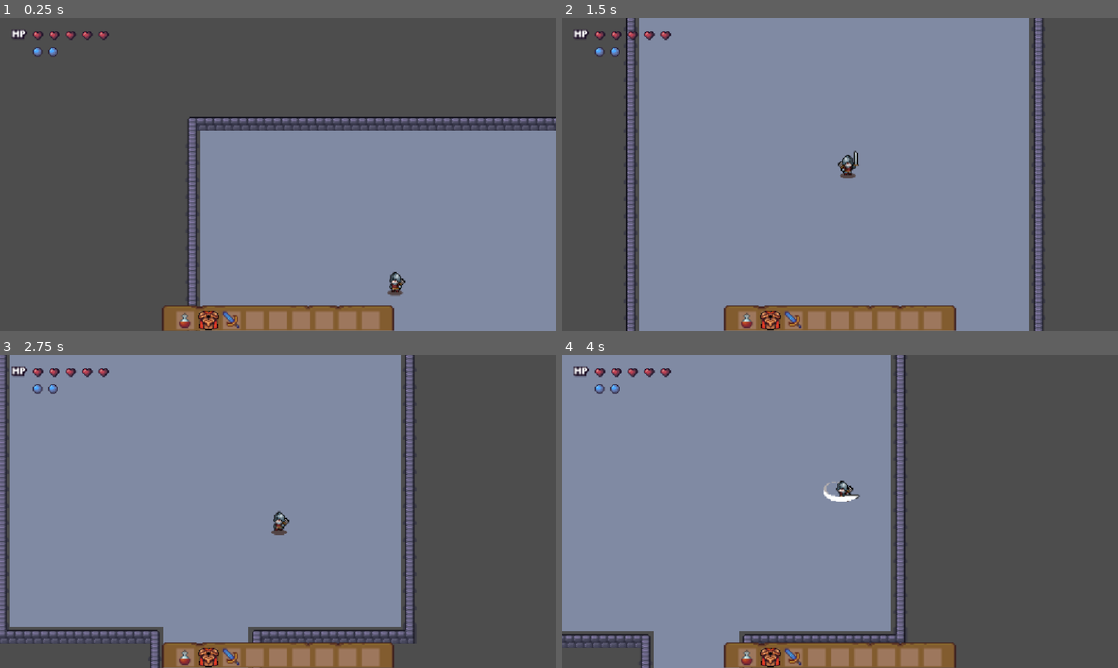
Above: before the commit, frames 1-4 (two rows, left to right).
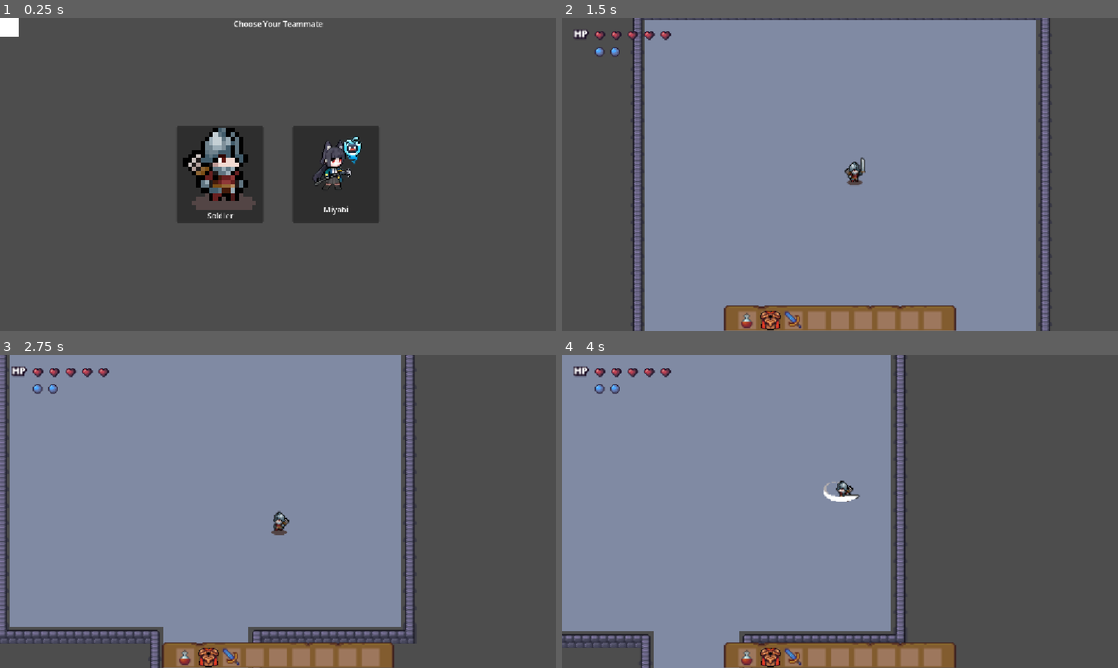
Above: after the commit, the same moments.

Repository: Gumaisme2005/Keep-Fighting-And-Earning
Game: Godot game, scene res://Scene/UI/CharacterSelect.tscn
Two runs of this game, one before a commit and one after it. Both use one fixed random seed, a clock stepped at 60 frames per second and the inputs below. Before the commit the project starts from res://world.tscn.
Inputs (mouse positions are in pixels of both pictures, inside the frame that each line leads up to):
- Up to frame 1 (0.25 s): no input
- Up to frame 2 (1.5 s): click (784, 174) at 0.5 s, where only the run after the commit has a clickable "Soldier"; tap Enter at 1.25 s; move the mouse to (962, 158) at 1.27 s; hold D (move_right) from 1.28 s (still down); click (962, 158) at 1.35 s
- Up to frame 3 (2.75 s): tap Q at 1.55, 2.1 s; move the mouse to (166, 527) at 2.02 s; release D (move_right) at 2.03 s; hold S (move_down) from 2.03 s (still down); click (166, 527) at 2.3 s
- Up to frame 4 (4 s): move the mouse to (895, 442) at 2.77 s; release S (move_down) at 2.78 s; hold D (move_right) 2.78-3.53 s; click (895, 442) at 2.85 s; tap Q at 3.05, 3.6 s; move the mouse to (812, 574) at 3.52 s; hold W (move_up) from 3.53 s (still down); click (812, 574) at 3.8 s

The runs differ from the first frame. In frame 1, 45% of the frame differs, in the area x 0-100%, y 0-100%; in frame 2, 7.3%; in frame 3, less than 0.1%; in frame 4, less than 0.1%.

Commit message:
Thêm nhân vật mới, thêm màn hình chọn nhân vật [Nguyen Quang Anh]

Diff:
--- a/Scene/Character/Player.tscn
+++ b/Scene/Character/Player.tscn
@@ -249,7 +249,7 @@
 [node name="AnimatedSprite2D" type="AnimatedSprite2D" parent="." unique_id=142502771]
 position = Vector2(0, -7)
 sprite_frames = SubResource("SpriteFrames_65baf")
-animation = &"attack_1"
+animation = &"idle"
 autoplay = "idle"
 
 [node name="CollisionShape2D" type="CollisionShape2D" parent="." unique_id=1165885128]
--- a/Scene/Character/player.gd
+++ b/Scene/Character/player.gd
@@ -12,6 +12,11 @@
 @export var armor_regen_delay: float = 4.0 # Nghỉ 4 giây không bị đánh mới bắt đầu hồi giáp
 @export var armor_regen_rate: float = 1.0  # Tốc độ hồi: 1 giây hồi 1 điểm giáp
 
+# === [THÊM MỚI 2]: Các biến quản lý Kỹ năng đặc biệt (Phím Q) ===
+@export var skill_cooldown: float = 5.0 # Thời gian chờ hồi chiêu (5 giây)
+var can_use_skill: bool = true          # Kiểm tra xem chiêu đã hồi xong chưa
+var is_casting_skill: bool = false      # Trạng thái đang đứng tung chiêu
+
 var hp: int = 5
 var max_armor: int = 2
 var current_armor: int = 2
@@ -30,6 +35,10 @@
 @onready var inventory = $Inventory
 
 func _ready() -> void:
+	# === [THÊM MỚI 3]: Tự động đặt tên và vào nhóm "player" để Rương, Đồ rơi, Boss và UI luôn nhận diện đúng ===
+	name = "Player"
+	add_to_group("player")
+
 	sword_collision.disabled = true
 
 	# 1. Khởi tạo 2 bộ đếm giờ hồi Giáp trước tiên
@@ -45,6 +54,7 @@
 	add_child(regen_tick_timer)
 
 	# 2. Khởi tạo chỉ số Máu & Giáp ban đầu và nối tín hiệu với Inventory
+	max_hp = base_max_hp + inventory.get_total_max_hp_bonus()
 	hp = max_hp
 	max_armor = base_armor + inventory.get_total_defense()
 	current_armor = max_armor
@@ -53,7 +63,7 @@
 	# 3. Test thử hệ thống Inventory khi vừa vào game:
 	var test_potion = preload("res://Scene/Items/health_potion.tres")
 	var test_helmet = preload("res://Scene/Items/mystic_armor.tres")
-	var test_sword = preload("res://Scene/Items/mystic_sword.tres") # Thêm dòng này
+	var test_sword = preload("res://Scene/Items/mystic_sword.tres")
 
 	inventory.add_item(test_potion) # Ô số 1 (Phím 1)
 	inventory.add_item(test_helmet) # Ô số 2 (Phím 2)
@@ -78,7 +88,8 @@
 		animated_sprite.flip_h = false
 		sword_hitbox.scale.x = 1
 
-	if is_attacking:
+	# === [THÊM MỚI 4]: Nếu đang tung kỹ năng đặc biệt thì đứng yên giống như lúc đang chém ===
+	if is_attacking or is_casting_skill:
 		velocity = Vector2.ZERO
 		move_and_slide()
 		return
@@ -127,8 +138,9 @@
 	if hp > 0:
 		is_hurt = true
 		animated_sprite.play("hurt")
-		if is_attacking:
+		if is_attacking or is_casting_skill:
 			is_attacking = false
+			is_casting_skill = false
 			sword_collision.set_deferred("disabled", true)
 	else:
 		is_dead = true
@@ -228,7 +240,7 @@
 			target.take_damage(total_dmg)
 			print("💥 Chém trúng [", target.name, "] gây ", total_dmg, " sát thương!")
 
-# --- NHẤN PHÍM SỐ (1 -> 9) ĐỂ DÙNG ĐỒ TRONG TÚI ---
+# --- NHẤN PHÍM SỐ (1 -> 9) ĐỂ DÙNG ĐỒ VÀ PHÍM Q ĐỂ DÙNG KỸ NĂNG ---
 func _unhandled_input(event: InputEvent) -> void:
 	if is_dead:
 		return
@@ -239,3 +251,19 @@
 			# Trong lập trình mảng đếm từ 0, nên: Phím 1 -> ô 0, Phím 2 -> ô 1...
 			var slot_index = event.keycode - KEY_1
 			inventory.use_or_equip_item(slot_index, self)
+
+		# === [THÊM MỚI 5]: Bấm phím Q để kích hoạt Kỹ năng đặc biệt ===
+		elif event.keycode == KEY_Q:
+			if can_use_skill and not is_attacking and not is_casting_skill and not is_hurt:
+				use_special_skill()
+
+# === [THÊM MỚI 6]: Khuôn mẫu hàm Kỹ năng đặc biệt và Hồi chiêu ===
+func use_special_skill() -> void:
+	print("ℹ️ Nhân vật cơ bản này không có kỹ năng đặc biệt!")
+
+func start_skill_cooldown() -> void:
+	can_use_skill = false
+	await get_tree().create_timer(skill_cooldown).timeout
+	if not is_dead:
+		can_use_skill = true
+		print("⚡ Kỹ năng đặc biệt (Q) đã hồi xong!")
--- /dev/null
+++ b/Scene/Character/player_2.gd
@@ -0,0 +1,22 @@
+extends "res://Scene/Character/player.gd"
+
+# Cậu có thể tùy chỉnh chỉ số riêng biệt cho Nhân vật 2 ở đây nếu muốn:
+func _ready() -> void:
+	super._ready() # Gọi lại hàm khởi tạo gốc của Player 1
+
+	# Ví dụ: Nhân vật 2 chạy nhanh hơn một chút và nhiều máu gốc hơn
+	speed = 170.0
+	base_max_hp = 6
+
+# Viết đè (Override) chiêu thức đặc biệt riêng khi bấm phím Q của Nhân vật 2
+func use_special_skill() -> void:
+	if not can_use_skill:
+		return
+
+	start_skill_cooldown() # Bắt đầu đếm thời gian hồi chiêu
+
+	# Đổi animation thành animation kỹ năng của nhân vật 2 (nhớ tạo animation "skill" trong AnimatedSprite2D nhé)
+	animated_sprite.play("skill")
+	print("🔥 Nhân vật 2 tung chiêu thức đặc biệt cực mạnh!")
+
+	# Viết logic gây sát thương kỹ năng của riêng nhân vật 2 tại đây...
--- /dev/null
+++ b/Scene/Character/player_2.tscn
@@ -0,0 +1,427 @@
+[gd_scene format=3 uid="uid://00mmpidcewu2"]
+
+[ext_resource type="Script" uid="uid://dmkm7eehss4qb" path="res://Scene/Character/player_2.gd" id="1_wmu1l"]
+[ext_resource type="Texture2D" uid="uid://bt06mgh0df1ks" path="res://Assets/Character/Hoshimi Miyabi/Hoshimi Miyabi.png" id="2_8db0g"]
+[ext_resource type="Script" uid="uid://cqm4110dqn65t" path="res://Scene/Character/InventoryManager.gd" id="7_ucujn"]
+[ext_resource type="PackedScene" uid="uid://c88b4e2b3wqrw" path="res://Scene/UI/GameUI.tscn" id="8_nivuh"]
+
+[sub_resource type="AtlasTexture" id="AtlasTexture_wmu1l"]
+atlas = ExtResource("2_8db0g")
+region = Rect2(0, 292, 149, 146)
+
+[sub_resource type="AtlasTexture" id="AtlasTexture_8db0g"]
+atlas = ExtResource("2_8db0g")
+region = Rect2(149, 292, 149, 146)
+
+[sub_resource type="AtlasTexture" id="AtlasTexture_l8f6w"]
+atlas = ExtResource("2_8db0g")
+region = Rect2(298, 292, 149, 146)
+
+[sub_resource type="AtlasTexture" id="AtlasTexture_g210u"]
+atlas = ExtResource("2_8db0g")
+region = Rect2(447, 292, 149, 146)
+
+[sub_resource type="AtlasTexture" id="AtlasTexture_v8apv"]
+atlas = ExtResource("2_8db0g")
+region = Rect2(596, 292, 149, 146)
+
+[sub_resource type="AtlasTexture" id="AtlasTexture_2pwpp"]
+atlas = ExtResource("2_8db0g")
+region = Rect2(745, 292, 149, 146)
+
+[sub_resource type="AtlasTexture" id="AtlasTexture_4nr77"]
+atlas = ExtResource("2_8db0g")
+region = Rect2(894, 292, 149, 146)
+
+[sub_resource type="AtlasTexture" id="AtlasTexture_q0637"]
+atlas = ExtResource("2_8db0g")
+region = Rect2(1043, 292, 149, 146)
+
+[sub_resource type="AtlasTexture" id="AtlasTexture_gewfr"]
+atlas = ExtResource("2_8db0g")
+region = Rect2(1192, 292, 149, 146)
+
+[sub_resource type="AtlasTexture" id="AtlasTexture_jgx76"]
+atlas = ExtResource("2_8db0g")
+region = Rect2(0, 292, 149, 146)
+
+[sub_resource type="AtlasTexture" id="AtlasTexture_ohf1n"]
+atlas = ExtResource("2_8db0g")
+region = Rect2(0, 768, 153, 128)
+
+[sub_resource type="AtlasTexture" id="AtlasTexture_4p4q7"]
+atlas = ExtResource("2_8db0g")
+region = Rect2(153, 768, 153, 128)
+
+[sub_resource type="AtlasTexture" id="AtlasTexture_fas84"]
+atlas = ExtResource("2_8db0g")
+region = Rect2(306, 768, 153, 128)
+
+[sub_resource type="AtlasTexture" id="AtlasTexture_1iaqj"]
+atlas = ExtResource("2_8db0g")
+region = Rect2(459, 768, 153, 128)
+
+[sub_resource type="AtlasTexture" id="AtlasTexture_10qee"]
+atlas = ExtResource("2_8db0g")
+region = Rect2(612, 768, 153, 128)
+
+[sub_resource type="AtlasTexture" id="AtlasTexture_uvq2n"]
+atlas = ExtResource("2_8db0g")
+region = Rect2(765, 768, 153, 128)
+
+[sub_resource type="AtlasTexture" id="AtlasTexture_lc861"]
+atlas = ExtResource("2_8db0g")
+region = Rect2(918, 768, 153, 128)
+
+[sub_resource type="AtlasTexture" id="AtlasTexture_qrthe"]
+atlas = ExtResource("2_8db0g")
+region = Rect2(1071, 768, 153, 128)
+
+[sub_resource type="AtlasTexture" id="AtlasTexture_lnums"]
+atlas = ExtResource("2_8db0g")
+region = Rect2(1224, 768, 153, 128)
+
+[sub_resource type="AtlasTexture" id="AtlasTexture_wvk8d"]
+atlas = ExtResource("2_8db0g")
+region = Rect2(1377, 768, 153, 128)
+
+[sub_resource type="AtlasTexture" id="AtlasTexture_vqbqy"]
+atlas = ExtResource("2_8db0g")
+region = Rect2(153, 0, 153, 128)
+
+[sub_resource type="AtlasTexture" id="AtlasTexture_qoo60"]
+atlas = ExtResource("2_8db0g")
+region = Rect2(0, 640, 153, 128)
+
+[sub_resource type="AtlasTexture" id="AtlasTexture_wl71l"]
+atlas = ExtResource("2_8db0g")
+region = Rect2(153, 640, 153, 128)
+
+[sub_resource type="AtlasTexture" id="AtlasTexture_qdrkl"]
+atlas = ExtResource("2_8db0g")
+region = Rect2(306, 640, 153, 128)
+
+[sub_resource type="AtlasTexture" id="AtlasTexture_7ue57"]
+atlas = ExtResource("2_8db0g")
+region = Rect2(459, 640, 153, 128)
+
+[sub_resource type="AtlasTexture" id="AtlasTexture_x5su1"]
+atlas = ExtResource("2_8db0g")
+region = Rect2(612, 640, 153, 128)
+
+[sub_resource type="AtlasTexture" id="AtlasTexture_wun10"]
+atlas = ExtResource("2_8db0g")
+region = Rect2(765, 640, 153, 128)
+
+[sub_resource type="AtlasTexture" id="AtlasTexture_ysv86"]
+atlas = ExtResource("2_8db0g")
+region = Rect2(918, 640, 153, 128)
+
+[sub_resource type="AtlasTexture" id="AtlasTexture_xsgau"]
+atlas = ExtResource("2_8db0g")
+region = Rect2(1071, 640, 153, 128)
+
+[sub_resource type="AtlasTexture" id="AtlasTexture_1d10a"]
+atlas = ExtResource("2_8db0g")
+region = Rect2(1224, 640, 153, 128)
+
+[sub_resource type="AtlasTexture" id="AtlasTexture_x8a5c"]
+atlas = ExtResource("2_8db0g")
+region = Rect2(0, 434, 163, 217)
+
+[sub_resource type="AtlasTexture" id="AtlasTexture_jkjs1"]
+atlas = ExtResource("2_8db0g")
+region = Rect2(163, 434, 163, 217)
+
+[sub_resource type="AtlasTexture" id="AtlasTexture_i7yjd"]
+atlas = ExtResource("2_8db0g")
+region = Rect2(326, 434, 163, 217)
+
+[sub_resource type="AtlasTexture" id="AtlasTexture_3lc54"]
+atlas = ExtResource("2_8db0g")
+region = Rect2(489, 434, 163, 217)
+
+[sub_resource type="AtlasTexture" id="AtlasTexture_3bndt"]
+atlas = ExtResource("2_8db0g")
+region = Rect2(652, 434, 163, 217)
+
+[sub_resource type="AtlasTexture" id="AtlasTexture_b6tx8"]
+atlas = ExtResource("2_8db0g")
+region = Rect2(815, 434, 163, 217)
+
+[sub_resource type="AtlasTexture" id="AtlasTexture_pvvuf"]
+atlas = ExtResource("2_8db0g")
+region = Rect2(978, 434, 163, 217)
+
+[sub_resource type="AtlasTexture" id="AtlasTexture_dfp72"]
+atlas = ExtResource("2_8db0g")
+region = Rect2(1141, 434, 163, 217)
+
+[sub_resource type="AtlasTexture" id="AtlasTexture_op1t6"]
+atlas = ExtResource("2_8db0g")
+region = Rect2(1304, 434, 163, 217)
+
+[sub_resource type="AtlasTexture" id="AtlasTexture_ghe7i"]
+atlas = ExtResource("2_8db0g")
+region = Rect2(0, 146, 153, 146)
+
+[sub_resource type="AtlasTexture" id="AtlasTexture_6sckk"]
+atlas = ExtResource("2_8db0g")
+region = Rect2(153, 146, 153, 146)
+
+[sub_resource type="AtlasTexture" id="AtlasTexture_b7ko6"]
+atlas = ExtResource("2_8db0g")
+region = Rect2(306, 146, 153, 146)
+
+[sub_resource type="AtlasTexture" id="AtlasTexture_ycuc8"]
+atlas = ExtResource("2_8db0g")
+region = Rect2(459, 146, 153, 146)
+
+[sub_resource type="AtlasTexture" id="AtlasTexture_8scpi"]
+atlas = ExtResource("2_8db0g")
+region = Rect2(612, 146, 153, 146)
+
+[sub_resource type="AtlasTexture" id="AtlasTexture_6ymxx"]
+atlas = ExtResource("2_8db0g")
+region = Rect2(765, 146, 153, 146)
+
+[sub_resource type="AtlasTexture" id="AtlasTexture_rtfop"]
+atlas = ExtResource("2_8db0g")
+region = Rect2(918, 146, 153, 146)
+
+[sub_resource type="AtlasTexture" id="AtlasTexture_mrsku"]
+atlas = ExtResource("2_8db0g")
+region = Rect2(1071, 146, 153, 146)
+
+[sub_resource type="AtlasTexture" id="AtlasTexture_jis6h"]
+atlas = ExtResource("2_8db0g")
+region = Rect2(1224, 146, 153, 146)
+
+[sub_resource type="SpriteFrames" id="SpriteFrames_65baf"]
+animations = [{
+"frames": [{
+"duration": 1.0,
+"texture": SubResource("AtlasTexture_wmu1l")
+}, {
+"duration": 1.0,
+"texture": SubResource("AtlasTexture_8db0g")
+}, {
+"duration": 1.0,
+"texture": SubResource("AtlasTexture_l8f6w")
+}, {
+"duration": 1.0,
+"texture": SubResource("AtlasTexture_g210u")
+}, {
+"duration": 1.0,
+"texture": SubResource("AtlasTexture_v8apv")
+}, {
+"duration": 1.0,
+"texture": SubResource("AtlasTexture_2pwpp")
+}, {
+"duration": 1.0,
+"texture": SubResource("AtlasTexture_4nr77")
+}, {
+"duration": 1.0,
+"texture": SubResource("AtlasTexture_q0637")
+}, {
+"duration": 1.0,
+"texture": SubResource("AtlasTexture_gewfr")
+}, {
+"duration": 1.0,
+"texture": SubResource("AtlasTexture_jgx76")
+}],
+"loop": 0,
+"name": &"attack_1",
+"speed": 20.0
+}, {
+"frames": [{
+"duration": 1.0,
+"texture": SubResource("AtlasTexture_ohf1n")
+}, {
+"duration": 1.0,
+"texture": SubResource("AtlasTexture_4p4q7")
+}, {
+"duration": 1.0,
+"texture": SubResource("AtlasTexture_fas84")
+}, {
+"duration": 1.0,
+"texture": SubResource("AtlasTexture_1iaqj")
+}, {
+"duration": 1.0,
+"texture": SubResource("AtlasTexture_10qee")
+}, {
+"duration": 1.0,
+"texture": SubResource("AtlasTexture_uvq2n")
+}, {
+"duration": 1.0,
+"texture": SubResource("AtlasTexture_lc861")
+}, {
+"duration": 1.0,
+"texture": SubResource("AtlasTexture_qrthe")
+}, {
+"duration": 1.0,
+"texture": SubResource("AtlasTexture_lnums")
+}, {
+"duration": 1.0,
+"texture": SubResource("AtlasTexture_wvk8d")
+}],
+"loop": 0,
+"name": &"death",
+"speed": 5.0
+}, {
+"frames": [{
+"duration": 1.0,
+"texture": SubResource("AtlasTexture_vqbqy")
+}, {
+"duration": 1.0,
+"texture": SubResource("AtlasTexture_qoo60")
+}, {
+"duration": 1.0,
+"texture": SubResource("AtlasTexture_wl71l")
+}, {
+"duration": 1.0,
+"texture": SubResource("AtlasTexture_qdrkl")
+}, {
+"duration": 1.0,
+"texture": SubResource("AtlasTexture_7ue57")
+}, {
+"duration": 1.0,
+"texture": SubResource("AtlasTexture_x5su1")
+}, {
+"duration": 1.0,
+"texture": SubResource("AtlasTexture_wun10")
+}, {
+"duration": 1.0,
+"texture": SubResource("AtlasTexture_ysv86")
+}, {
+"duration": 1.0,
+"texture": SubResource("AtlasTexture_xsgau")
+}, {
+"duration": 1.0,
+"texture": SubResource("AtlasTexture_1d10a")
+}],
+"loop": 0,
+"name": &"hurt",
+"speed": 10.0
+}, {
+"frames": [],
+"loop": 1,
+"name": &"idle",
+"speed": 12.0
+}, {
+"frames": [{
+"duration": 1.0,
+"texture": SubResource("AtlasTexture_x8a5c")
+}, {
+"duration": 1.0,
+"texture": SubResource("AtlasTexture_jkjs1")
+}, {
+"duration": 1.0,
+"texture": SubResource("AtlasTexture_i7yjd")
+}, {
+"duration": 1.0,
+"texture": SubResource("AtlasTexture_3lc54")
+}, {
+"duration": 1.0,
+"texture": SubResource("AtlasTexture_3bndt")
+}, {
+"duration": 1.0,
+"texture": SubResource("AtlasTexture_b6tx8")
+}, {
+"duration": 1.0,
+"texture": SubResource("AtlasTexture_pvvuf")
+}, {
+"duration": 1.0,
+"texture": SubResource("AtlasTexture_dfp72")
+}, {
+"duration": 1.0,
+"texture": SubResource("AtlasTexture_op1t6")
+}],
+"loop": 1,
+"name": &"skill",
+"speed": 5.0
+}, {
+"frames": [{
+"duration": 1.0,
+"texture": SubResource("AtlasTexture_ghe7i")
+}, {
+"duration": 1.0,
+"texture": SubResource("AtlasTexture_6sckk")
+}, {
+"duration": 1.0,
+"texture": SubResource("AtlasTexture_b7ko6")
+}, {
+"duration": 1.0,
+"texture": SubResource("AtlasTexture_ycuc8")
+}, {
+"duration": 1.0,
+"texture": SubResource("AtlasTexture_8scpi")
+}, {
+"duration": 1.0,
+"texture": SubResource("AtlasTexture_6ymxx")
+}, {
+"duration": 1.0,
+"texture": SubResource("AtlasTexture_rtfop")
+}, {
+"duration": 1.0,
+"texture": SubResource("AtlasTexture_mrsku")
+}, {
+"duration": 1.0,
+"texture": SubResource("AtlasTexture_jis6h")
+}],
+"loop": 0,
+"name": &"walk",
+"speed": 15.0
+}]
+
+[sub_resource type="CapsuleShape2D" id="CapsuleShape2D_1vivr"]
+radius = 3.0
+height = 16.0
+
+[sub_resource type="RectangleShape2D" id="RectangleShape2D_1vivr"]
+size = Vector2(39, 26)
+
+[sub_resource type="RectangleShape2D" id="RectangleShape2D_8vrlf"]
+size = Vector2(17, 21.5)
+
+[node name="player_2" type="CharacterBody2D" unique_id=1500814557 groups=["player"]]
+script = ExtResource("1_wmu1l")
+
+[node name="AnimatedSprite2D" type="AnimatedSprite2D" parent="." unique_id=142502771]
+position = Vector2(0, -12)
+scale = Vector2(0.24836604, 0.19178082)
+sprite_frames = SubResource("SpriteFrames_65baf")
+animation = &"walk"
+autoplay = "idle"
+frame = 8
+frame_progress = 1.0
+
+[node name="CollisionShape2D" type="CollisionShape2D" parent="." unique_id=1165885128]
+rotation = -1.5707964
+shape = SubResource("CapsuleShape2D_1vivr")
+
+[node name="SwordHitbox" type="Area2D" parent="." unique_id=1952238041 groups=["player"]]
+
+[node name="CollisionShape2D" type="CollisionShape2D" parent="SwordHitbox" unique_id=1063299358]
+position = Vector2(-0.5, -10)
+shape = SubResource("RectangleShape2D_1vivr")
+disabled = true
+
+[node name="PlayerHurtbox" type="Area2D" parent="." unique_id=1895165731]
+
+[node name="CollisionShape2D" type="CollisionShape2D" parent="PlayerHurtbox" unique_id=1778319602]
+position = Vector2(-0.5, -8.25)
+shape = SubResource("RectangleShape2D_8vrlf")
+
+[node name="Camera2D" type="Camera2D" parent="." unique_id=469432286]
+zoom = Vector2(2.2, 2.2)
+position_smoothing_enabled = true
+position_smoothing_speed = 4.0
+
+[node name="Inventory" type="Node2D" parent="." unique_id=509777740]
+script = ExtResource("7_ucujn")
+
+[node name="GameUi" parent="." unique_id=1680741659 instance=ExtResource("8_nivuh")]
+
+[connection signal="animation_finished" from="AnimatedSprite2D" to="." method="_on_animated_sprite_2d_animation_finished"]
+[connection signal="area_entered" from="SwordHitbox" to="." method="_on_sword_hitbox_area_entered"]
--- /dev/null
+++ b/Scene/GameManager.gd
@@ -0,0 +1,4 @@
+extends Node
+
+# Lưu trữ file Scene (.tscn) của nhân vật mà người chơi đã chọn
+var selected_character_scene: PackedScene = preload("res://Scene/Character/player.tscn")
--- a/Scene/Map/dungeon_generator.gd
+++ b/Scene/Map/dungeon_generator.gd
@@ -224,10 +224,17 @@
 					break
 
 # --- THẢ QUÁI / PLAYER ---
+# --- THẢ QUÁI / PLAYER ---
 func spawn_entities():
 	if generated_rooms.is_empty(): return
 
-	var player_instance = PLAYER_SCENE.instantiate()
+	# Kiểm tra xem GameManager đã lưu nhân vật nào chưa, nếu có thì dùng, không thì lấy mặc định
+	var character_to_spawn = PLAYER_SCENE
+	if GameManager.selected_character_scene != null:
+		character_to_spawn = GameManager.selected_character_scene
+
+	var player_instance = character_to_spawn.instantiate()
+	player_instance.name = "Player"
 	add_child(player_instance)
 	player_instance.global_position = to_global(map_to_local(generated_rooms[0].get_center()))
 
--- /dev/null
+++ b/Scene/UI/CharacterSelect.gd
@@ -0,0 +1,28 @@
+extends Control
+
+# Tự động nạp sẵn 2 nhân vật để tránh quên kéo thả ngoài Inspector
+@export var char_1_scene: PackedScene = preload("res://Scene/Character/player.tscn")
+@export var char_2_scene: PackedScene = preload("res://Scene/Character/player_2.tscn")
+
+# Đường dẫn tới màn chơi chính (Kiểm tra lại xem file world.tscn của cậu nằm ở thư mục nào nhé)
+@export_file("*.tscn") var game_world_path: String = "res://world.tscn"
+
+func _ready() -> void:
+	# Kết nối đúng với tên node Char_1 và Char_2 trên cây Scene của cậu
+	$HBoxContainer/Char_1.pressed.connect(_on_select_char_1)
+	$HBoxContainer/Char_2.pressed.connect(_on_select_char_2)
+
+func _on_select_char_1() -> void:
+	print("✅ Đã chọn nhân vật 1: Soldier")
+	GameManager.selected_character_scene = char_1_scene
+	_start_game()
+
+func _on_select_char_2() -> void:
+	print("✅ Đã chọn nhân vật 2: Miyabi")
+	GameManager.selected_character_scene = char_2_scene
+	_start_game()
+
+func _start_game() -> void:
+	var err = get_tree().change_scene_to_file(game_world_path)
+	if err != OK:
+		print("❌ LỖI: Không tìm thấy file màn chơi tại đường dẫn: ", game_world_path)
--- /dev/null
+++ b/Scene/UI/CharacterSelect.tscn
@@ -0,0 +1,73 @@
+[gd_scene format=3 uid="uid://0v00bp2oh1wx"]
+
+[ext_resource type="Script" uid="uid://cskigi0mvxkjr" path="res://Scene/UI/CharacterSelect.gd" id="1_v3tgs"]
+[ext_resource type="Texture2D" uid="uid://47ovclbqbopo" path="res://Assets/Character/Soldier/Soldier/Soldier_Idle.png" id="4_oufkq"]
+[ext_resource type="Texture2D" uid="uid://bt06mgh0df1ks" path="res://Assets/Character/Hoshimi Miyabi/Hoshimi Miyabi.png" id="5_5v5vu"]
+
+[sub_resource type="AtlasTexture" id="AtlasTexture_1vivr"]
+atlas = ExtResource("4_oufkq")
+region = Rect2(41, 40, 17, 19)
+
+[sub_resource type="AtlasTexture" id="AtlasTexture_8vrlf"]
+atlas = ExtResource("5_5v5vu")
+region = Rect2(24, 16, 120, 144)
+
+[node name="CharacterSelect" type="Control" unique_id=157718013]
+layout_mode = 3
+anchors_preset = 15
+anchor_right = 1.0
+anchor_bottom = 1.0
+grow_horizontal = 2
+grow_vertical = 2
+script = ExtResource("1_v3tgs")
+
+[node name="ColorRect" type="ColorRect" parent="." unique_id=1478331559]
+layout_mode = 0
+offset_right = 40.0
+offset_bottom = 40.0
+
+[node name="Label" type="Label" parent="." unique_id=483572696]
+layout_mode = 1
+anchors_preset = 5
+anchor_left = 0.5
+anchor_right = 0.5
+offset_left = -92.5
+offset_right = 92.5
+offset_bottom = 23.0
+grow_horizontal = 2
+text = "Choose Your Teammate"
+
+[node name="HBoxContainer" type="HBoxContainer" parent="." unique_id=776851189]
+layout_mode = 1
+anchors_preset = 8
+anchor_left = 0.5
+anchor_top = 0.5
+anchor_right = 0.5
+anchor_bottom = 0.5
+offset_left = -210.0
+offset_top = -100.0
+offset_right = 210.0
+offset_bottom = 100.0
+grow_horizontal = 2
+grow_vertical = 2
+theme_override_constants/separation = 60
+
+[node name="Char_1" type="Button" parent="HBoxContainer" unique_id=611059059]
+texture_filter = 1
+custom_minimum_size = Vector2(180, 200)
+layout_mode = 2
+size_flags_horizontal = 0
+text = "Soldier"
+icon = SubResource("AtlasTexture_1vivr")
+icon_alignment = 1
+vertical_icon_alignment = 0
+expand_icon = true
+
+[node name="Char_2" type="Button" parent="HBoxContainer" unique_id=1022526851]
+texture_filter = 1
+custom_minimum_size = Vector2(180, 200)
+layout_mode = 2
+text = "Miyabi"
+icon = SubResource("AtlasTexture_8vrlf")
+icon_alignment = 1
+vertical_icon_alignment = 0
--- a/project.godot
+++ b/project.godot
@@ -11,8 +11,12 @@
 [application]
 
 config/name="Keep Fighting And Earning"
-run/main_scene="uid://cpcn5e3epu68a"
+run/main_scene="uid://0v00bp2oh1wx"
 config/features=PackedStringArray("4.7", "GL Compatibility")
+
+[autoload]
+
+GameManager="*uid://qw6g4q4dop7n"
 
 [display]
 
Binary file added: Assets/Character/Hoshimi Miyabi/Hoshimi Miyabi.png
Not shown, added: Assets/Character/Hoshimi Miyabi/Hoshimi Miyabi.png.import
Not shown, added: Scene/Character/player_2.gd.uid
Not shown, added: Scene/GameManager.gd.uid
Not shown, added: Scene/UI/CharacterSelect.gd.uid
